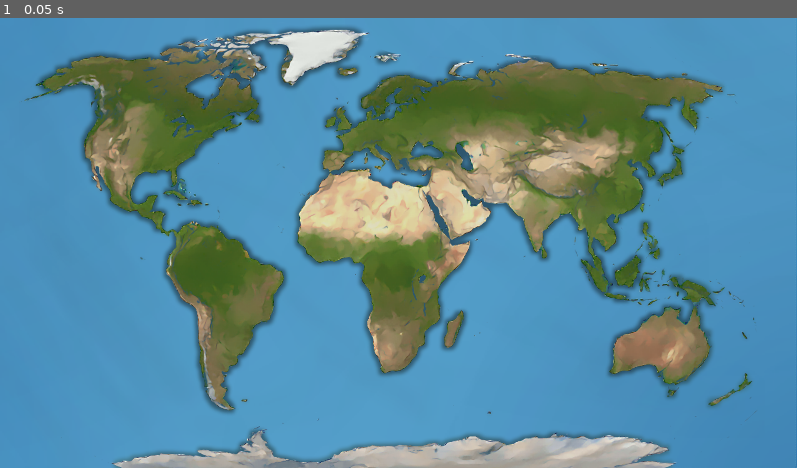
Above: before the commit, frame 1.
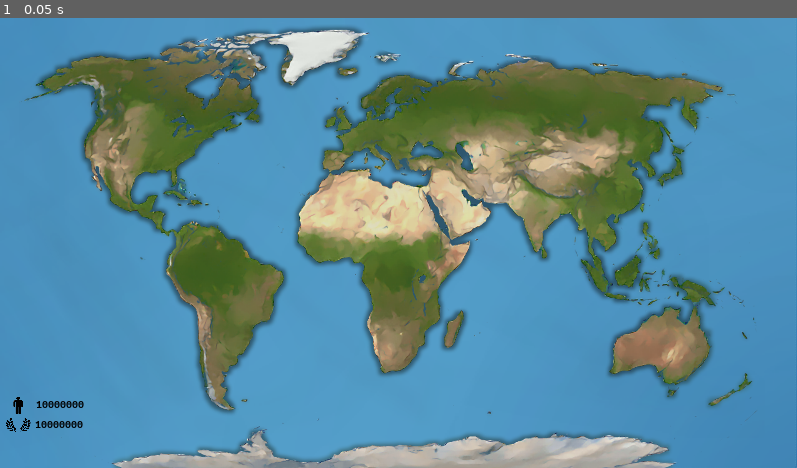
Above: after the commit, the same moment.

Repository: P1X-in/snafu
Game: Godot game, scene res://scenes/snafu.tscn
Two runs of this game, one before a commit and one after it. Both use one fixed random seed, a clock stepped at 60 frames per second and the inputs below.
Inputs:
- Up to frame 1 (0.05 s): no input

The runs differ from the first frame. In frame 1, 0.2% of the frame differs, in the area x 0-11%, y 84-92%.

Commit message:
add score and population counters

Diff:
--- /dev/null
+++ b/scenes/HUD.tscn
@@ -0,0 +1,92 @@
+[gd_scene load_steps=6 format=2]
+
+[ext_resource path="res://scenes/assets/images/human.png" type="Texture" id=1]
+[ext_resource path="res://scenes/assets/fonts/UbuntuMono-Bold.ttf" type="DynamicFontData" id=2]
+[ext_resource path="res://scenes/assets/images/score2.png" type="Texture" id=3]
+
+[sub_resource type="CanvasItemMaterial" id=1]
+
+[sub_resource type="DynamicFont" id=2]
+size = 31
+font_data = ExtResource( 2 )
+
+[node name="HUD" type="Node2D"]
+
+[node name="HUD" type="MarginContainer" parent="."]
+anchor_top = 1.0
+anchor_bottom = 1.0
+margin_left = 21.0
+margin_top = 909.0
+margin_right = 262.0
+margin_bottom = 1016.0
+__meta__ = {
+"_edit_use_anchors_": false
+}
+
+[node name="Bars" type="VBoxContainer" parent="HUD"]
+material = SubResource( 1 )
+margin_right = 241.0
+margin_bottom = 107.0
+
+[node name="Bar" type="HBoxContainer" parent="HUD/Bars"]
+margin_right = 241.0
+
+[node name="Population" type="MarginContainer" parent="HUD/Bars/Bar"]
+
+[node name="Box" type="NinePatchRect" parent="HUD/Bars/Bar/Population"]
+__meta__ = {
+"_edit_use_anchors_": false
+}
+
+[node name="Icon" type="TextureRect" parent="HUD/Bars/Bar/Population/Box"]
+margin_right = 120.0
+margin_bottom = 120.0
+rect_scale = Vector2( 0.5, 0.35 )
+texture = ExtResource( 1 )
+__meta__ = {
+"_edit_use_anchors_": false
+}
+
+[node name="Count" type="Label" parent="HUD/Bars/Bar/Population/Box"]
+margin_left = 72.1918
+margin_top = 3.87903
+margin_right = 200.192
+margin_bottom = 40.879
+custom_fonts/font = SubResource( 2 )
+custom_colors/font_color = Color( 0, 0, 0, 1 )
+text = "10000000"
+__meta__ = {
+"_edit_use_anchors_": false
+}
+
+[node name="Score" type="MarginContainer" parent="HUD/Bars/Bar"]
+margin_left = 4.0
+margin_right = 4.0
+
+[node name="Box" type="NinePatchRect" parent="HUD/Bars/Bar/Score"]
+__meta__ = {
+"_edit_use_anchors_": false
+}
+
+[node name="Icon" type="TextureRect" parent="HUD/Bars/Bar/Score/Box"]
+margin_left = -3.98285
+margin_top = 46.3291
+margin_right = 166.017
+margin_bottom = 216.329
+rect_scale = Vector2( 0.35, 0.25 )
+texture = ExtResource( 3 )
+__meta__ = {
+"_edit_use_anchors_": false
+}
+
+[node name="Count" type="Label" parent="HUD/Bars/Bar/Score/Box"]
+margin_left = 66.7628
+margin_top = 50.9709
+margin_right = 194.763
+margin_bottom = 87.9709
+custom_fonts/font = SubResource( 2 )
+custom_colors/font_color = Color( 0, 0, 0, 1 )
+text = "10000000"
+__meta__ = {
+"_edit_use_anchors_": false
+}
--- a/scenes/snafu.tscn
+++ b/scenes/snafu.tscn
@@ -1,9 +1,99 @@
-[gd_scene load_steps=3 format=2]
+[gd_scene load_steps=8 format=2]
 
 [ext_resource path="res://scripts/main.gd" type="Script" id=1]
 [ext_resource path="res://scenes/world.tscn" type="PackedScene" id=2]
+[ext_resource path="res://scenes/assets/images/human.png" type="Texture" id=3]
+[ext_resource path="res://scenes/assets/fonts/UbuntuMono-Bold.ttf" type="DynamicFontData" id=4]
+[ext_resource path="res://scenes/assets/images/score2.png" type="Texture" id=5]
+
+[sub_resource type="CanvasItemMaterial" id=1]
+
+[sub_resource type="DynamicFont" id=2]
+size = 31
+font_data = ExtResource( 4 )
 
 [node name="snafu" type="Node2D"]
 script = ExtResource( 1 )
 
 [node name="world" parent="." instance=ExtResource( 2 )]
+
+[node name="HUD" type="Node2D" parent="."]
+
+[node name="HUD" type="MarginContainer" parent="HUD"]
+anchor_top = 1.0
+anchor_bottom = 1.0
+margin_left = 21.0
+margin_top = 909.0
+margin_right = 262.0
+margin_bottom = 1016.0
+__meta__ = {
+"_edit_use_anchors_": false
+}
+
+[node name="Bars" type="VBoxContainer" parent="HUD/HUD"]
+material = SubResource( 1 )
+margin_right = 241.0
+margin_bottom = 107.0
+
+[node name="Bar" type="HBoxContainer" parent="HUD/HUD/Bars"]
+margin_right = 241.0
+
+[node name="Population" type="MarginContainer" parent="HUD/HUD/Bars/Bar"]
+
+[node name="NinePatchRect" type="NinePatchRect" parent="HUD/HUD/Bars/Bar/Population"]
+__meta__ = {
+"_edit_use_anchors_": false
+}
+
+[node name="Icon" type="TextureRect" parent="HUD/HUD/Bars/Bar/Population/NinePatchRect"]
+margin_right = 120.0
+margin_bottom = 120.0
+rect_scale = Vector2( 0.5, 0.35 )
+texture = ExtResource( 3 )
+__meta__ = {
+"_edit_use_anchors_": false
+}
+
+[node name="Count" type="Label" parent="HUD/HUD/Bars/Bar/Population/NinePatchRect"]
+margin_left = 72.1918
+margin_top = 3.87903
+margin_right = 200.192
+margin_bottom = 40.879
+custom_fonts/font = SubResource( 2 )
+custom_colors/font_color = Color( 0, 0, 0, 1 )
+text = "10000000"
+__meta__ = {
+"_edit_use_anchors_": false
+}
+
+[node name="Score" type="MarginContainer" parent="HUD/HUD/Bars/Bar"]
+margin_left = 4.0
+margin_right = 4.0
+
+[node name="NinePatchRect" type="NinePatchRect" parent="HUD/HUD/Bars/Bar/Score"]
+__meta__ = {
+"_edit_use_anchors_": false
+}
+
+[node name="Icon" type="TextureRect" parent="HUD/HUD/Bars/Bar/Score/NinePatchRect"]
+margin_left = -3.98285
+margin_top = 46.3291
+margin_right = 166.017
+margin_bottom = 216.329
+rect_scale = Vector2( 0.35, 0.25 )
+texture = ExtResource( 5 )
+__meta__ = {
+"_edit_use_anchors_": false
+}
+
+[node name="Count" type="Label" parent="HUD/HUD/Bars/Bar/Score/NinePatchRect"]
+margin_left = 66.7628
+margin_top = 50.9709
+margin_right = 194.763
+margin_bottom = 87.9709
+custom_fonts/font = SubResource( 2 )
+custom_colors/font_color = Color( 0, 0, 0, 1 )
+text = "10000000"
+__meta__ = {
+"_edit_use_anchors_": false
+}
Binary file added: scenes/assets/fonts/UbuntuMono-Bold.ttf
Binary file added: scenes/assets/images/human.png
Not shown, added: scenes/assets/images/human.png.import
Binary file added: scenes/assets/images/score.png
Not shown, added: scenes/assets/images/score.png.import
Binary file added: scenes/assets/images/score2.png
Not shown, added: scenes/assets/images/score2.png.import
